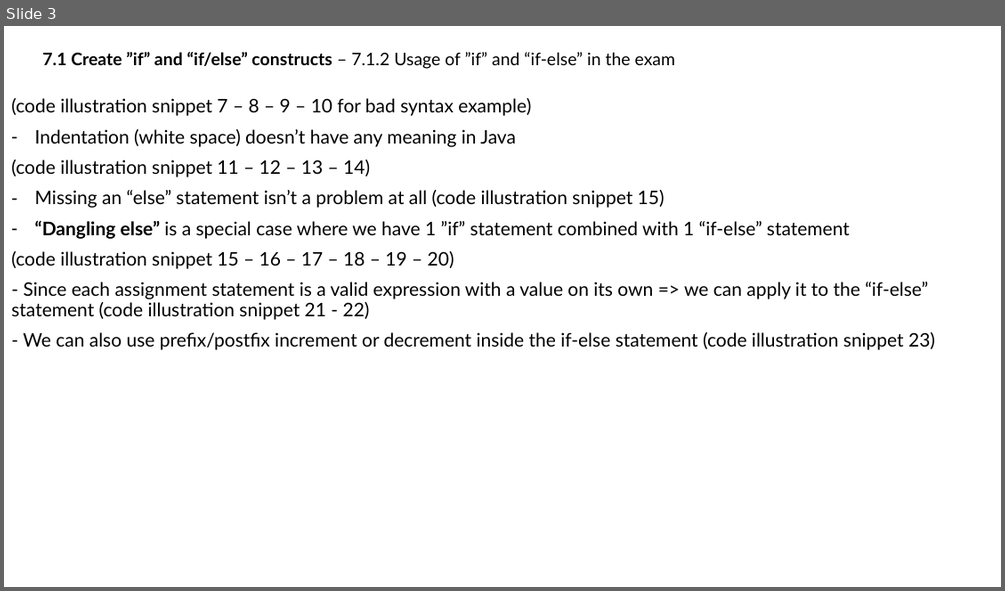
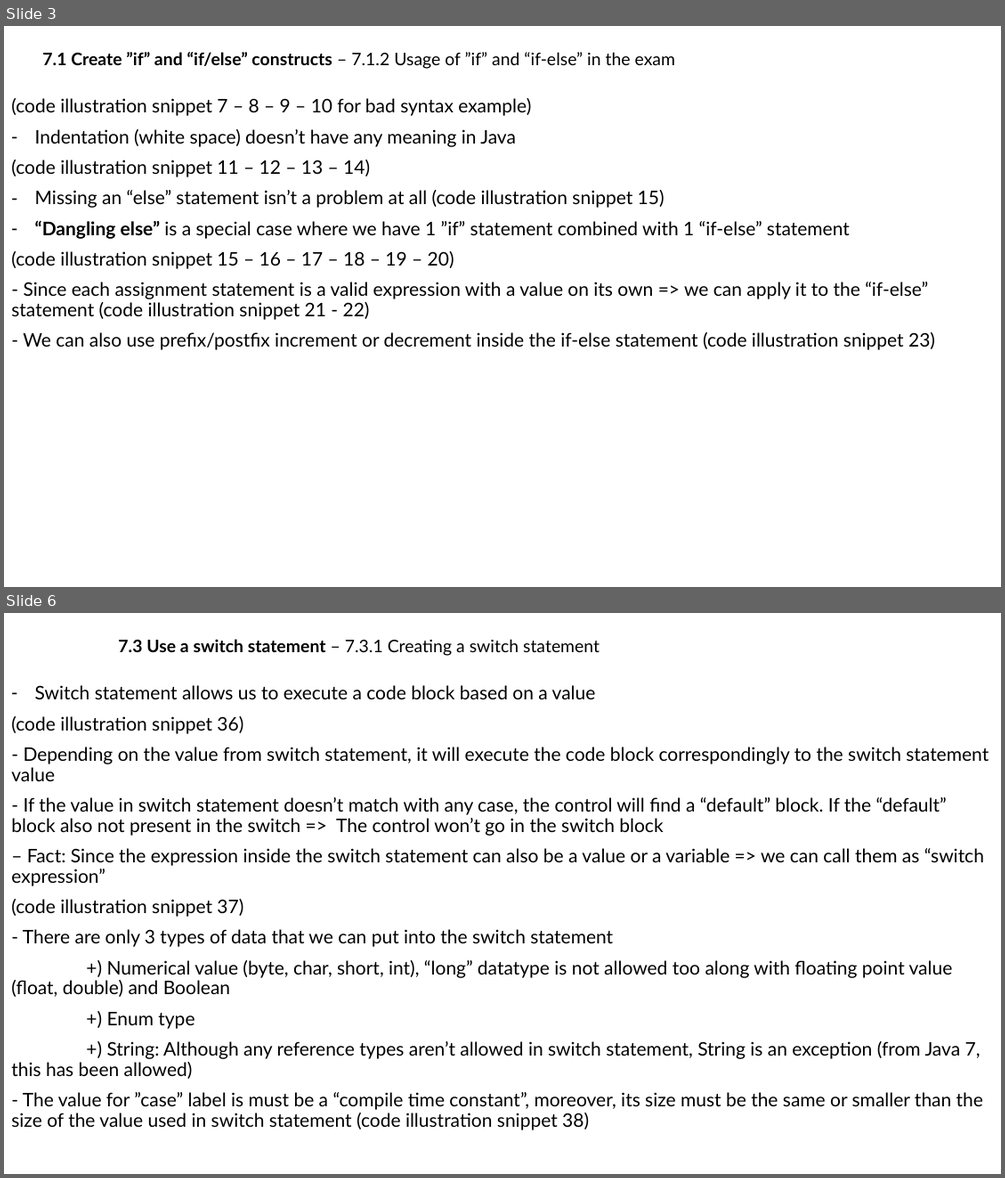
Before and after one commit to MaiDinhVinh/CS-Java, a slide deck: Java SE 8 Teaching Material/Chapter 7 - Using Decision Statement.pptx. Shown one above the other, each under a label of ours: slide 3 before the commit, slides 3 and 6 after it; the slides between them are not shown. The pictures are 1005x591 and 1005x1178 pixels, drawn with LibreOffice and Linux fonts; fonts in the diff are those of the drawing. Boxes give left, top, right and bottom in pixels: in the first picture for what was removed or moved away, otherwise in the second. Text is boxed around its words. In the diff, an @@ line names an element or a change of style, - is before the commit and + after.

```diff
--- a/Java SE 8 Teaching Material/Chapter 7 - Using Decision Statement.pptx
+++ b/Java SE 8 Teaching Material/Chapter 7 - Using Decision Statement.pptx
@@ slide 6 added at [4, 613, 1001, 1174], background #FFFFFF @@
@@ subtitle added at [118, 639, 599, 656], 16.6 pt, text #000000 @@
+7.3 Use a switch statement – 7.3.1 Creating a switch statement
@@ text added at [11, 685, 988, 1130], 18 pt, text #000000 @@
+– Switch statement allows us to execute a code block based on a value
+(code illustration snippet 36)
+- Depending on the value from switch statement, it will execute the code block correspondingly to the switch statement value
+- If the value in switch statement doesn’t match with any case, the control will find a “default” block. If the “default” block also not present in the switch => The control won’t go in the switch block
+– Fact: Since the expression inside the switch statement can also be a value or a variable => we can call them as “switch expression”
+(code illustration snippet 37)
+- There are only 3 types of data that we can put into the switch statement
++) Numerical value (byte, char, short, int), “long” datatype is not allowed too along with floating point value (float, double) and Boolean
++) Enum type
++) String: Although any reference types aren’t allowed in switch statement, String is an exception (from Java 7, this has been allowed)
+- The value for ”case” label is must be a “compile time constant”, moreover, its size must be the same or smaller than the size of the value used in switch statement (code illustration snippet 38)
```
Also in this commit, not shown: 1 slide changed, 2 other slides added.
